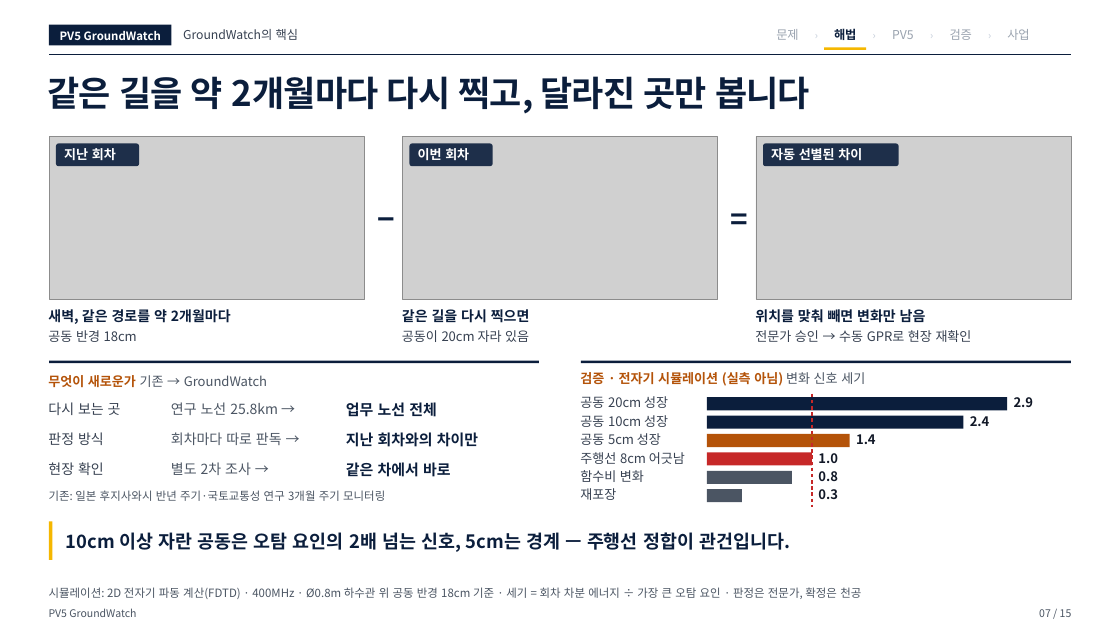
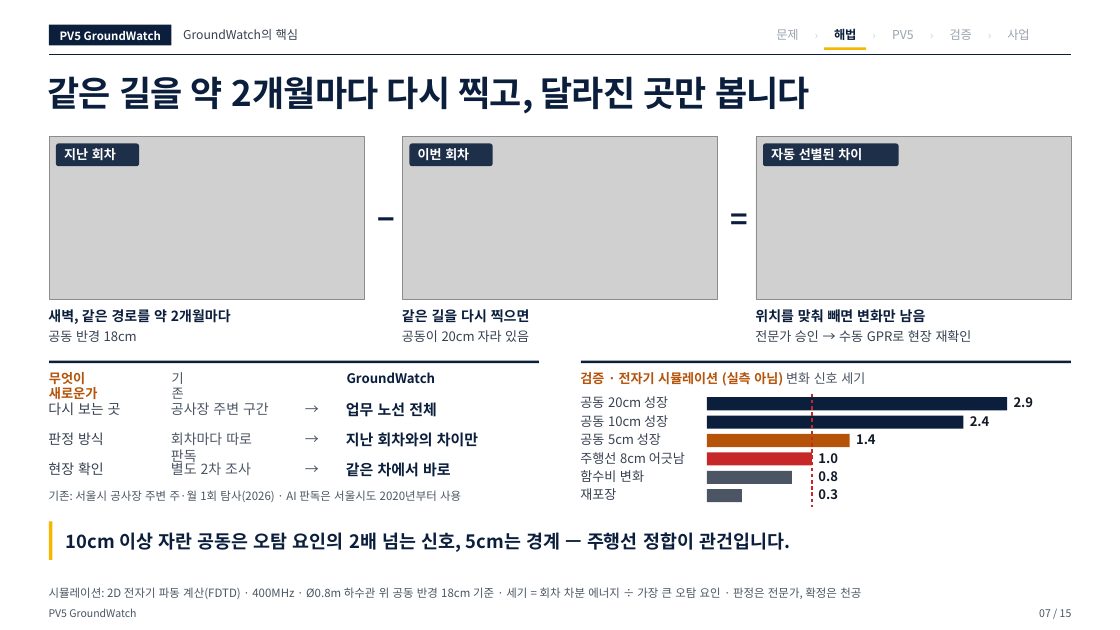
Before and after one commit to woojin-choe/pv5-hose-lab, a slide deck: slide 7 of ppt_all/PV5_GroundWatch_10_23.pptx. Drawn at 1120x630 pixels with LibreOffice and Linux fonts; fonts in the diff are those of the drawing; grey boxes stand for pictures. Boxes give left, top, right and bottom in pixels: in the first picture for what was removed or moved away, otherwise in the second. Text is boxed around its words. In the diff, an @@ line names an element or a change of style, - is before the commit and + after.

```diff
--- a/ppt_all/PV5_GroundWatch_10_23.pptx
+++ b/ppt_all/PV5_GroundWatch_10_23.pptx
@@ text at (x1=49, y1=372, x2=97, y2=403): text changed; text colour #4B5563 to #B45309; bold on @@
-무엇이 새로운가 기존 → GroundWatch
+무엇이 새로운가
@@ text added at (x1=172, y1=372, x2=184, y2=399), 11.2 pt, text #4B5563 @@
+기존
@@ text added at (x1=347, y1=372, x2=436, y2=383), 11.2 pt, text #0B1E3C, bold @@
+GroundWatch
@@ text at (x1=171, y1=402, x2=269, y2=415): text changed @@
-연구 노선 25.8km →
+공사장 주변 구간
@@ text added at (x1=305, y1=401, x2=322, y2=423), 12 pt, text #4B5563 @@
+→
@@ text at (x1=171, y1=432, x2=252, y2=465): text changed @@
-회차마다 따로 판독 →
+회차마다 따로 판독
@@ text added at (x1=305, y1=430, x2=322, y2=452), 12 pt, text #4B5563 @@
+→
@@ text at (x1=171, y1=460, x2=251, y2=475): text changed @@
-별도 2차 조사 →
+별도 2차 조사
@@ text added at (x1=305, y1=460, x2=322, y2=482), 12 pt, text #4B5563 @@
+→
@@ text at (x1=49, y1=490, x2=461, y2=502): text changed @@
-기존: 일본 후지사와시 반년 주기·국토교통성 연구 3개월 주기 모니터링
+기존: 서울시 공사장 주변 주·월 1회 탐사(2026) · AI 판독은 서울시도 2020년부터 사용
```
Also in this commit, not shown: 10 other slides changed, 21 other files.
